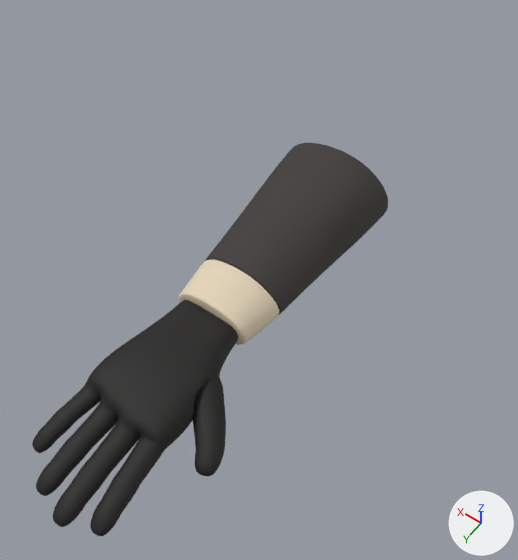
Before and after pictures for a commit that changed the FBX model Assets/JustOneMorePeel/Resources/FPS_Hand.fbx.
Before and after are seen from a camera (50 mm lens) standing at (-0.233, 0.23, 0.493) and looking at (0.004, -0.101, -0.027). The lights are fixed; the arrows at lower right show +X, +Y and +Z. The older version comes first.

The scene before the commit, as lines of its bpy script (objects in view):
```python
me_hand_glove = bpy.data.meshes.new('Hand_Glove')
me_hand_glove.from_pydata(...)  # 4770 vertices, 4768 faces; spans x -0.081..0.048, y -0.033..0.169, z -0.019..0.018
me_hand_glove.materials.append(mat_m_glove_black)  # black #191816
me_shirt_cuff = bpy.data.meshes.new('Shirt_Cuff')
me_shirt_cuff.from_pydata(...)  # 2114 vertices, 2112 faces; spans x -0.0421..0.0402, y -0.068..-0.0249, z -0.0263..0.0262
me_shirt_cuff.materials.append(mat_m_cuff_cream)  # beige #e3d4b8
me_suit_sleeve = bpy.data.meshes.new('Suit_Sleeve')
me_suit_sleeve.from_pydata(...)  # 2882 vertices, 2880 faces; spans x -0.057..0.056, y -0.23..-0.067, z -0.043..0.041
me_suit_sleeve.materials.append(mat_m_sleeve_gray)  # dark grey #3c3836
ob_hand_glove = bpy.data.objects.new('Hand_Glove', me_hand_glove)
ob_hand_glove.location = (0.0, 0.0, 0.0)
ob_shirt_cuff = bpy.data.objects.new('Shirt_Cuff', me_shirt_cuff)
ob_shirt_cuff.location = (0.0, 0.0, 0.0)
ob_suit_sleeve = bpy.data.objects.new('Suit_Sleeve', me_suit_sleeve)
ob_suit_sleeve.location = (0.0, 0.0, 0.0)
```
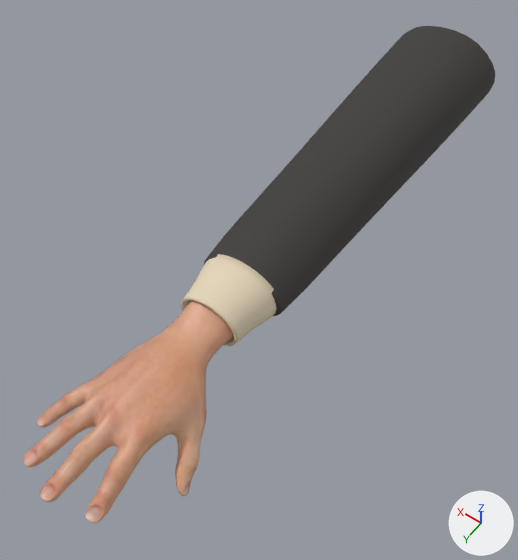
Where the change shows, as pixel boxes [x1, y1, x2, y2] in the pictures (518 x 560 px; the box of a moved part takes in the faces that stretch with it):
'Suit_Sleeve', reshaped (59% wider, 69% taller): before [205, 143, 388, 314]; after [204, 26, 495, 316]
'Hand_Glove', deleted (black): before [32, 300, 238, 536]
'Hand_Skin', added (brown): after [23, 301, 234, 523]
'Shirt_Cuff', reshaped (8% taller): before [178, 260, 279, 345]; after [181, 254, 277, 346]
part 1 of me_suit_sleeve, moved or reshaped: before [226, 143, 388, 288]; after [226, 26, 495, 288]

The change, as a list of edits to the scene's bpy script:
```text
Add img_handalbedo_png:
    img_handalbedo_png = load_image('HandAlbedo.png', '../Art/FPS_Hand/HandAlbedo.png', 1141, 1764, 'sRGB')
Add mat_m_hand_skin:
    mat_m_hand_skin = principled_material('M_Hand_Skin')
    mat_m_hand_skin.texture = img_handalbedo_png
    mat_m_hand_skin.roughness = 0.49
Change me_shirt_cuff:
    used by ob_shirt_cuff; location = (0.0, 0.0, 0.0)
    remove me_shirt_cuff.from_pydata(...)  # 2114 vertices, 2112 faces; spans x -0.0421..0.0402, y -0.068..-0.0249, z -0.0263..0.0262
    add me_shirt_cuff.from_pydata(...)  # 288 vertices, 288 faces; spans x -0.039..0.039, y -0.072..-0.023, z -0.03..0.03
    me_shirt_cuff part 2: 2114 vertices removed from x -0.0421..0.0402, y -0.068..-0.0249, z -0.0263..0.0262; 288 vertices added at x -0.039..0.039, y -0.072..-0.023, z -0.03..0.03
Change me_suit_sleeve:
    used by ob_suit_sleeve; location = (0.0, 0.0, 0.0)
    remove me_suit_sleeve.from_pydata(...)  # 2882 vertices, 2880 faces; spans x -0.057..0.056, y -0.23..-0.067, z -0.043..0.041
    add me_suit_sleeve.from_pydata(...)  # 2882 vertices, 2880 faces; spans x -0.06..0.059, y -0.47..-0.067, z -0.046..0.045
    me_suit_sleeve part 1: 1681 of 2882 vertices moved; they spanned x -0.057..0.056, y -0.23..-0.11, z -0.043..0.041 and now span x -0.06..0.059, y -0.47..-0.12, z -0.046..0.045; mean shift (0.0, -0.151, 0.0); largest move (0.0, -0.23, 0.0) -> (0.0, -0.47, 0.0)
Add me_makehuman_right_hand:
    me_makehuman_right_hand.from_pydata(...)  # 6799 vertices, 6776 faces; spans x -0.065..0.055, y -0.064..0.163, z -0.049..0.028
    me_makehuman_right_hand.materials.append(mat_m_hand_skin)  # picture img_handalbedo_png
Remove ob_hand_glove:
    ob_hand_glove = bpy.data.objects.new('Hand_Glove', me_hand_glove)
    ob_hand_glove.location = (0.0, 0.0, 0.0)
Add ob_hand_skin:
    ob_hand_skin = bpy.data.objects.new('Hand_Skin', me_makehuman_right_hand)
    ob_hand_skin.location = (0.0, 0.0, 0.0)
```
